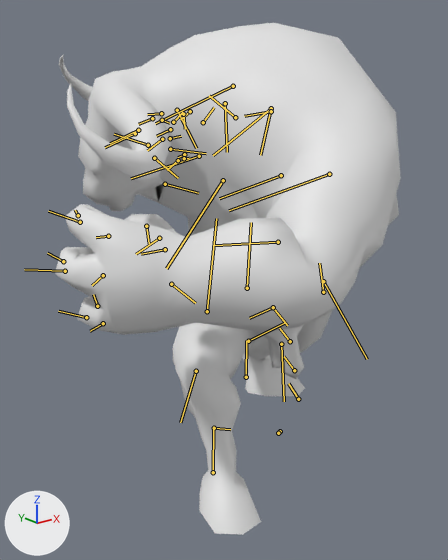
Renders of the FBX model swordsAndDragons/Assets/Meshes/Minotaur.FBX from each side of a commit.
Camera for both pictures: a 50 mm camera at (-2.21, -2.25, 1.89) aimed at (-0.29, 0.15, 0.93). Lighting does not change. The marker at lower left points along +X, +Y and +Z. Both versions are drawn at frame 68 of the action 'Take 001'; the numbers are the values there. The bones that bend it are drawn over the model as lines.

The first picture shows 'NewLow'.
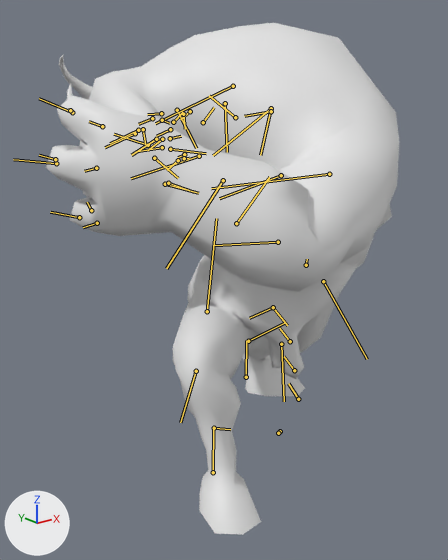
Pixel boxes [x1, y1, x2, y2] of what changed, in the pictures (448 x 560 px):
'NewLow', posed: before [55, 23, 401, 535]; after [46, 23, 399, 535]
bone 'MinoLArm1', root to tip: before (329, 174) to (229, 210); after (329, 174) to (211, 188)
bone 'MinoLArm21', root to tip: before (323, 292) to (319, 263); after (306, 265) to (307, 259)
bone 'MinoLArm22', root to tip: before (247, 288) to (251, 222); after (236, 223) to (269, 177)
bone 'MinoLArmPalm', root to tip: before (171, 284) to (195, 303); after (168, 183) to (194, 192)

The change, as a list of edits to the scene's bpy script:
```text
Change bone_minolarm1:
    where bone_minolarm1 = bpy.data.objects['Armature'].pose.bones['MinoLArm1']  # child of 'MinoLArmCollarbone'
    bone_minolarm1.rotation_quaternion: (0.813, 0.255, 0.441, 0.281) -> (0.763, 0.085, 0.519, 0.376)  # degrees (54, 35, 56) -> degrees (49, 47, 75)
Change bone_minolarm21:
    where bone_minolarm21 = bpy.data.objects['Armature'].pose.bones['MinoLArm21']  # child of 'MinoLArm1'
    bone_minolarm21.rotation_quaternion: (0.922, 0.105, 0.298, 0.223) -> (0.876, 0.114, 0.353, 0.309)  # degrees (22, 30, 33) -> degrees (30, 33, 48)
Change bone_minolarm22:
    where bone_minolarm22 = bpy.data.objects['Armature'].pose.bones['MinoLArm22']  # child of 'MinoLArm21'
    bone_minolarm22.rotation_quaternion: (0.989, -0.145, 0.0, 0.0) -> (0.983, -0.183, 0.0, 0.0)  # degrees (-17, 0, 0) -> degrees (-21, 0, 0)
Change bone_minolarmpalm:
    where bone_minolarmpalm = bpy.data.objects['Armature'].pose.bones['MinoLArmPalm']  # child of 'MinoLArm22'
    bone_minolarmpalm.rotation_quaternion: (0.951, -0.162, -0.062, 0.256) -> (0.928, -0.196, 0.2, 0.246)  # degrees (-20, -2, 30) -> degrees (-17, 28, 25)
```
